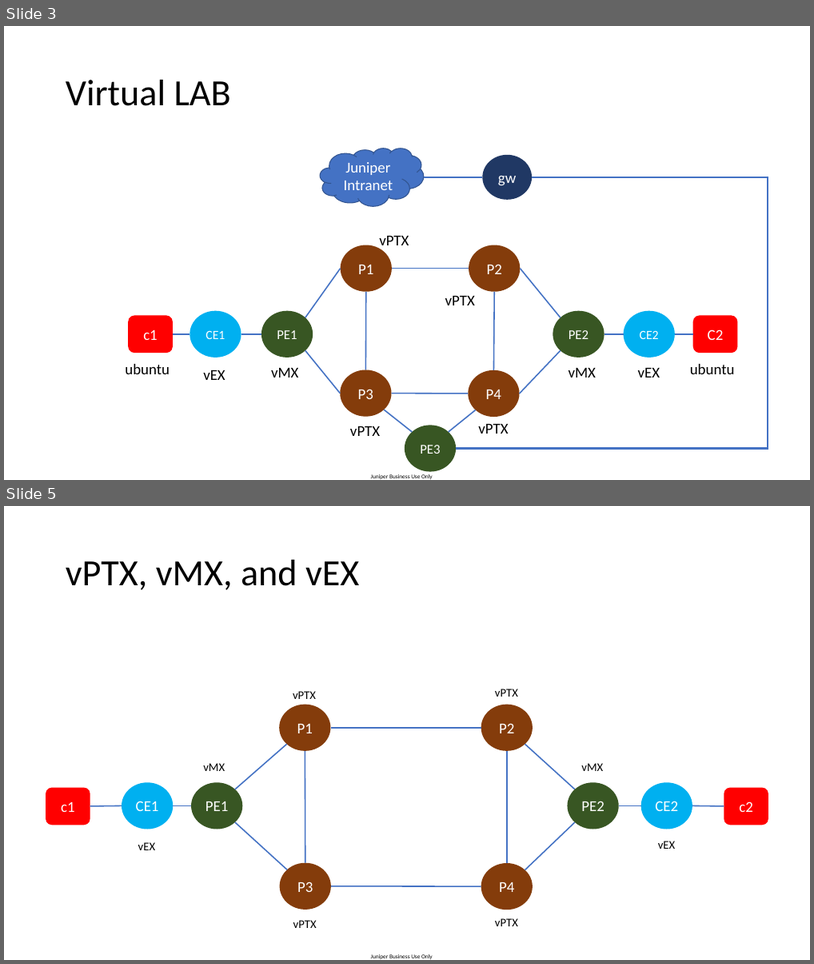
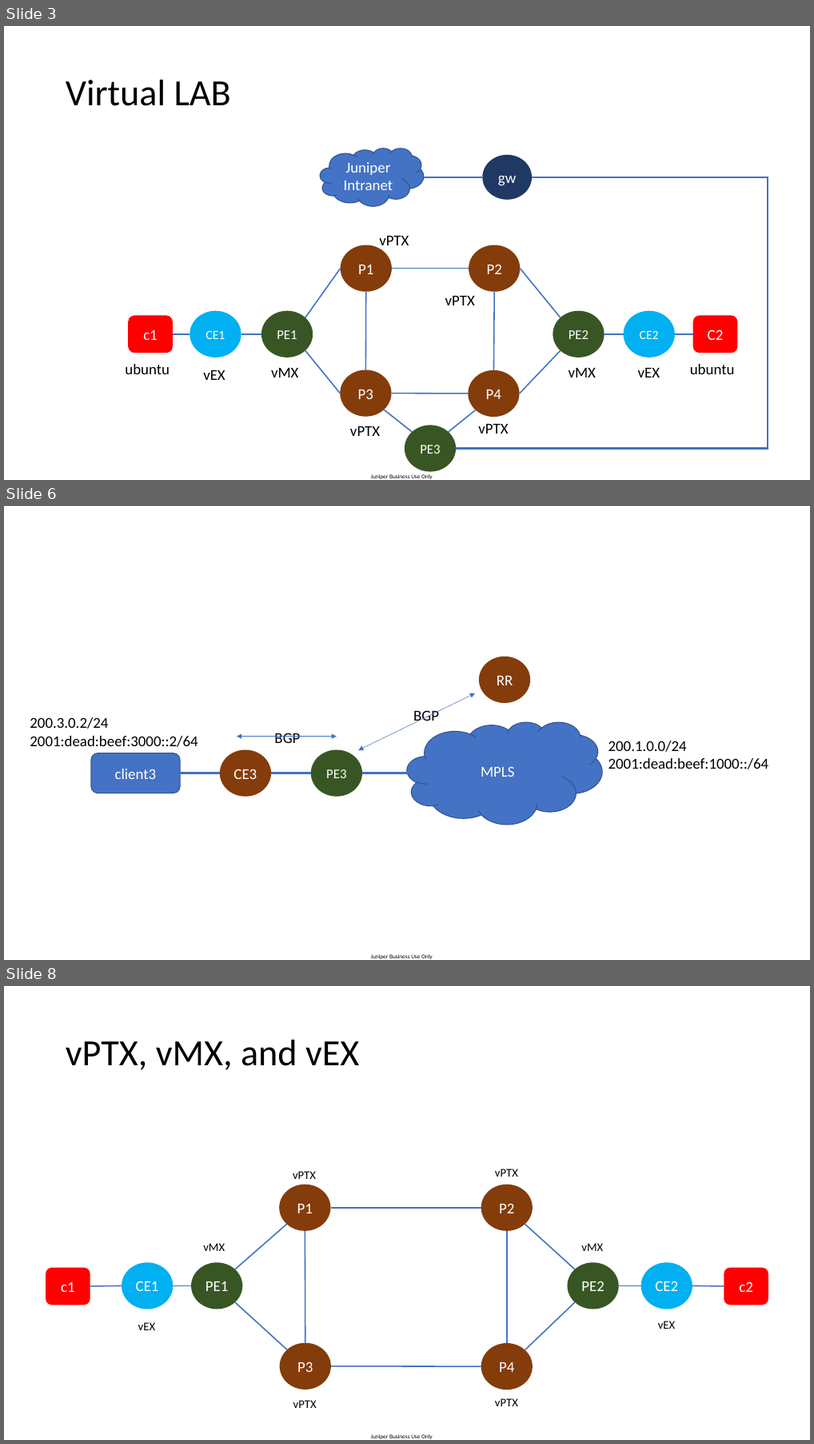
Before and after one commit to mabdelatty1987/vmm-v3-script, a slide deck: Lab/lab_topology.pptx. Shown one above the other, each under a label of ours: slides 3 and 5 before the commit, slides 3, 6 and 8 after it; the slides between them are not shown. The pictures are 814x964 and 814x1444 pixels, drawn with LibreOffice and Linux fonts; fonts in the diff are those of the drawing. Boxes give left, top, right and bottom in pixels: in the first picture for what was removed or moved away, otherwise in the second. Text is boxed around its words. In the diff, an @@ line names an element or a change of style, - is before the commit and + after.

```diff
--- a/Lab/lab_topology.pptx
+++ b/Lab/lab_topology.pptx
@@ slide 6 added at bbox=[4, 506, 810, 960], background #FFFFFF; not listed: 1 template element that a slide beside it also shows @@
@@ ellipse added at bbox=[479, 656, 531, 703], fill #843C0B, 18 pt, text #FFFFFF @@
+RR
@@ double arrow added from (358, 750) to (475, 693), #4472C4 0.5 pt @@
@@ text added at bbox=[30, 717, 198, 747], 18 pt, text #000000 @@
+200.3.0.2/24
+2001:dead:beef:3000::2/64
@@ text added at bbox=[414, 710, 439, 724], 18 pt, text #000000 @@
+BGP
@@ double arrow added from (237, 736) to (337, 736), #4472C4 0.5 pt @@
@@ text added at bbox=[274, 732, 300, 743], 18 pt, text #000000 @@
+BGP
@@ cloud added at bbox=[407, 722, 603, 824], fill #4472C4, outline #325491 1 pt, 18 pt, text #FFFFFF @@
+MPLS
@@ text added at bbox=[609, 740, 770, 769], 18 pt, text #000000 @@
+200.1.0.0/24
+2001:dead:beef:1000::/64
@@ rounded rectangle added at bbox=[91, 753, 180, 792], fill #4472C4, outline #325491 1 pt, 18 pt, text #FFFFFF @@
+client3
@@ ellipse added at bbox=[220, 750, 271, 796], fill #843C0B, 18 pt, text #FFFFFF @@
+CE3
@@ ellipse added at bbox=[311, 750, 362, 796], fill #385723, 16 pt, text #FFFFFF @@
+PE3
@@ line added from (180, 772) to (220, 772), #4472C4 2.25 pt @@
@@ line added from (271, 772) to (311, 772), #4472C4 2.25 pt @@
@@ line added from (362, 772) to (408, 772), #4472C4 2.25 pt @@
@@ what was slide 5 is now slide 8 @@
```
Also in this commit, not shown: 2 other slides added, 47 other files.
